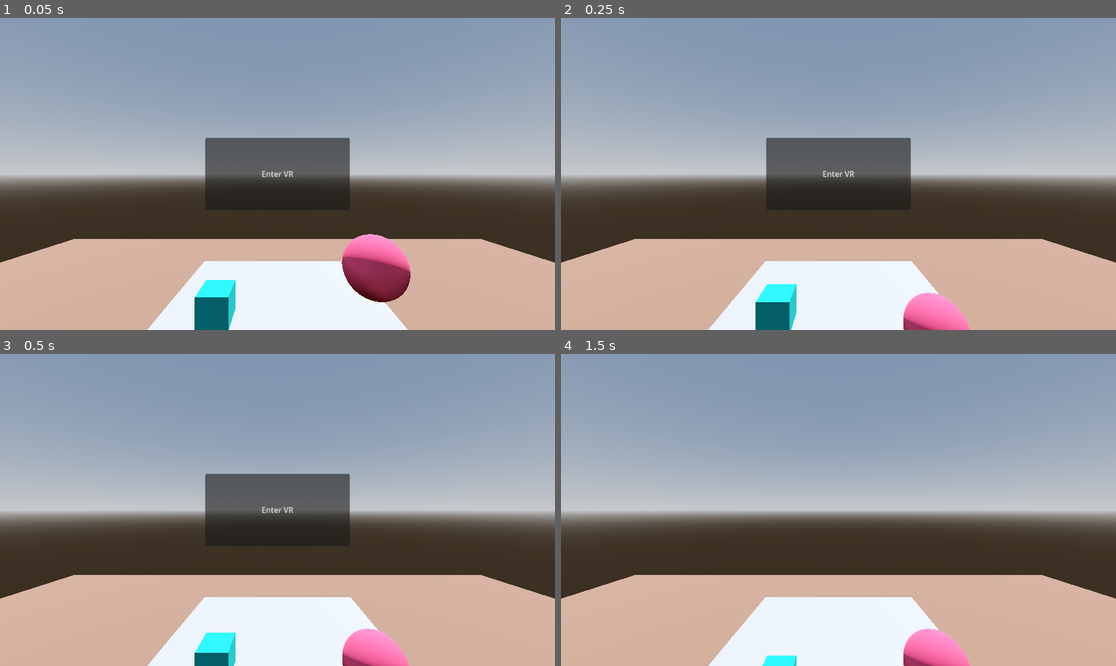
Above: before the commit, frames 1-4 (two rows, left to right).
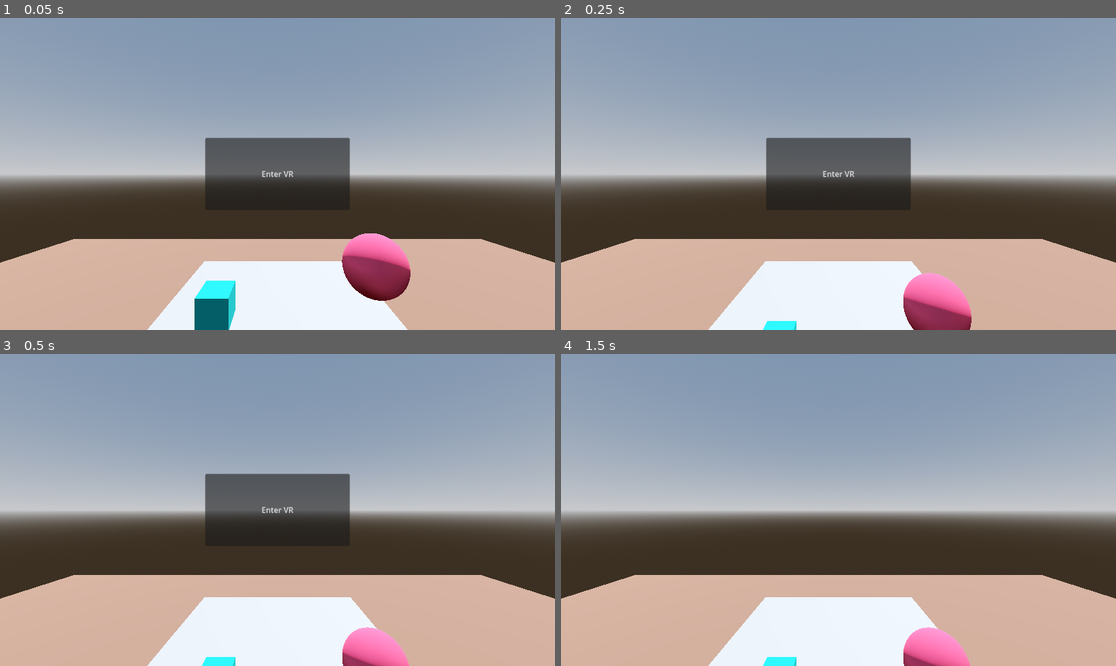
Above: after the commit, the same moments.

Repository: CSCI-5619-Fall-2023/Lecture-14
Game: Godot game, scene res://scenes/main.tscn
The game is run twice, just before and just after one commit, with the same random seed, the same clock (stepped at 60 frames per second) and the same inputs.
Inputs:
- Up to frame 1 (0.05 s): no input
- Up to frame 2 (0.25 s): no input
- Up to frame 3 (0.5 s): no input
- Up to frame 4 (1.5 s): click "Enter VR" at 0.5 s; tap Enter at 1.25 s

The runs differ from the first frame. In frame 1, 0.2% of the frame differs, in the area x 35-74%, y 69-100%; in frame 2, 2.9%, in the area x 35-74%, y 81-100%; in frame 3, 0.8%; in frame 4, 0.1%.

Commit message:
physics bug fixes

Diff:
--- a/scenes/main.tscn
+++ b/scenes/main.tscn
@@ -132,6 +132,7 @@
 
 [node name="Sphere" type="RigidBody3D" parent="." groups=["grabbable"]]
 transform = Transform3D(1, 0, 0, 0, 1, 0, 0, 0, 1, 0.316608, 1.30355, -0.666265)
+gravity_scale = 0.5
 
 [node name="SphereMesh" type="MeshInstance3D" parent="Sphere"]
 mesh = SubResource("SphereMesh_kcpmb")
@@ -143,7 +144,7 @@
 
 [node name="Box" type="RigidBody3D" parent="." groups=["grabbable"]]
 transform = Transform3D(1, 0, 0, 0, 1, 0, 0, 0, 1, -0.195619, 1.18207, -0.652274)
-gravity_scale = 0.05
+gravity_scale = 0.5
 
 [node name="BoxMesh" type="MeshInstance3D" parent="Box"]
 mesh = SubResource("BoxMesh_66x83")
--- a/scripts/grabber.gd
+++ b/scripts/grabber.gd
@@ -7,10 +7,9 @@
 # Called when the node enters the scene tree for the first time.
 func _ready():
 	self.grabbed_object = null
-	pass # Replace with function body.
 
 # Called every frame. 'delta' is the elapsed time since the previous frame.
-func _physics_process(delta):
+func _process(delta):
 	if self.grabbed_object:
 		self.grabbed_object.position += self.position - self.previous_position
 		self.grabbed_object.quaternion = self.quaternion * self.previous_rotation.inverse() * self.grabbed_object.quaternion
@@ -30,7 +29,6 @@
 	for grabbable in grabbables:
 		var grabbable_body = grabbable as RigidBody3D
 		if self.grabbed_object == null && collision_area.overlaps_body(grabbable_body):
-			grabbable_body.freeze_mode = RigidBody3D.FREEZE_MODE_KINEMATIC
 			grabbable_body.freeze = true
 			self.grabbed_object = grabbable_body
 
@@ -42,5 +40,6 @@
 
 	if self.grabbed_object:
 		self.grabbed_object.freeze = false
-		self.grabbed_object.gravity_scale = 1
+		self.grabbed_object.linear_velocity = Vector3(0, -0.1, 0)
+		self.grabbed_object.angular_velocity = Vector3.ZERO
 		self.grabbed_object = null
